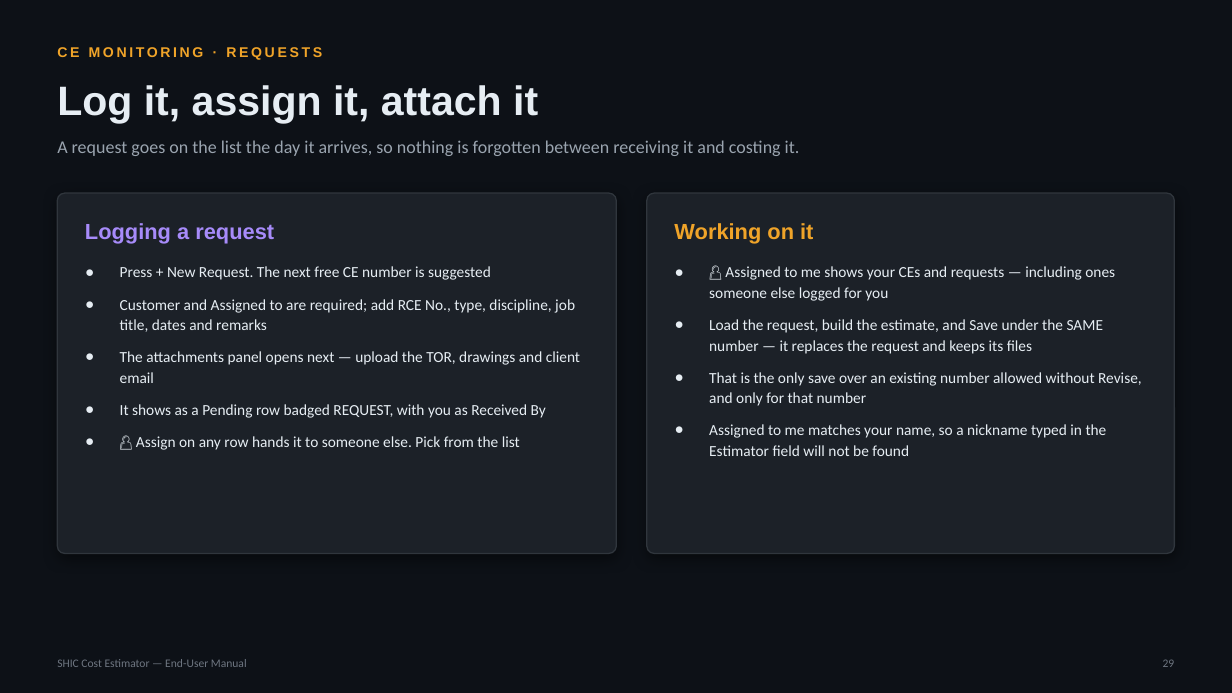
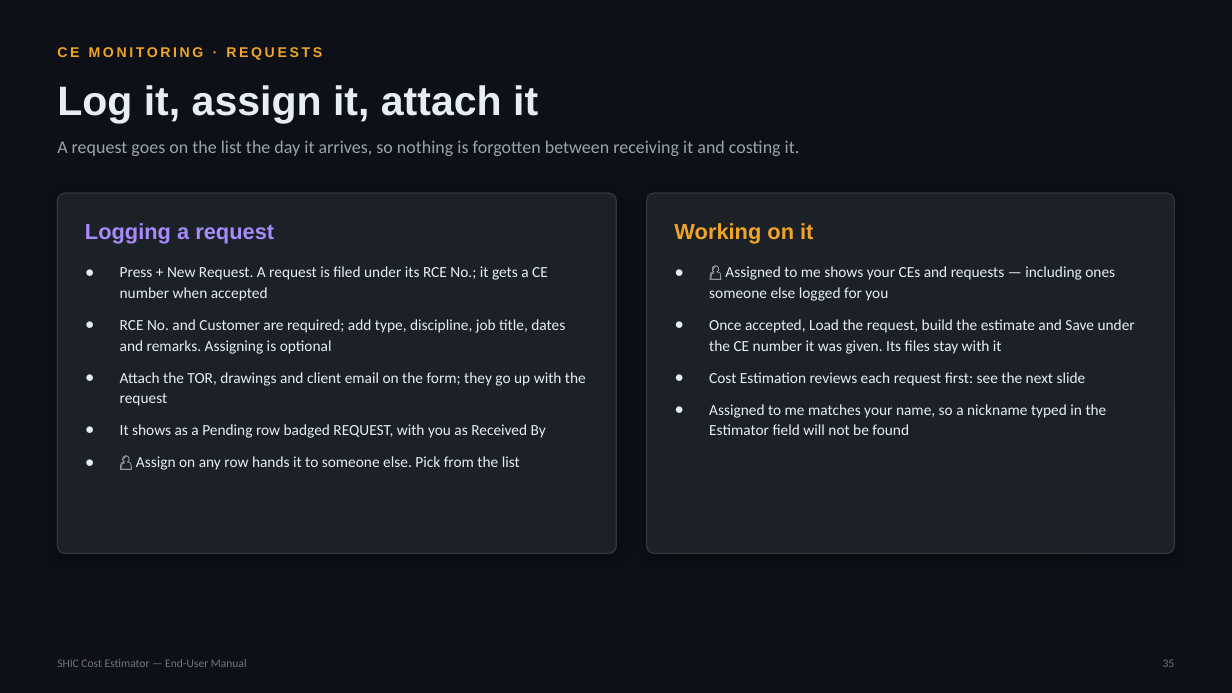
Before and after one commit to SYNERCORE/CostEstimation, a slide deck: slide 35 of docs/SHIC-Cost-Estimator-User-Manual.pptx (slide 29 before the commit). Drawn at 1232x693 pixels with LibreOffice and Linux fonts; fonts in the diff are those of the drawing. Boxes give left, top, right and bottom in pixels: in the first picture for what was removed or moved away, otherwise in the second. Text is boxed around its words. In the diff, an @@ line names an element or a change of style, - is before the commit and + after.

```diff
--- a/docs/SHIC-Cost-Estimator-User-Manual.pptx
+++ b/docs/SHIC-Cost-Estimator-User-Manual.pptx
@@ text at <box>120,266,586,406</box>: text changed @@
-● Press + New Request. The next free CE number is suggested
-● Customer and Assigned to are required; add RCE No., type, discipline, job title, dates and remarks
-● The attachments panel opens next — upload the TOR, drawings and client email
+● Press + New Request. A request is filed under its RCE No.; it gets a CE number when accepted
+● RCE No. and Customer are required; add type, discipline, job title, dates and remarks. Assigning is optional
+● Attach the TOR, drawings and client email on the form; they go up with the request
@@ text at <box>709,319,1135,386</box>: text changed @@
-● Load the request, build the estimate, and Save under the SAME number — it replaces the request and keeps its files
-● That is the only save over an existing number allowed without Revise, and only for that number
+● Once accepted, Load the request, build the estimate and Save under the CE number it was given. Its files stay with it
+● Cost Estimation reviews each request first: see the next slide
@@ text at <box>1163,659,1175,667</box>: text changed @@
-29
+35
```
Also in this commit, not shown: 32 other slides changed, 7 slides added.
